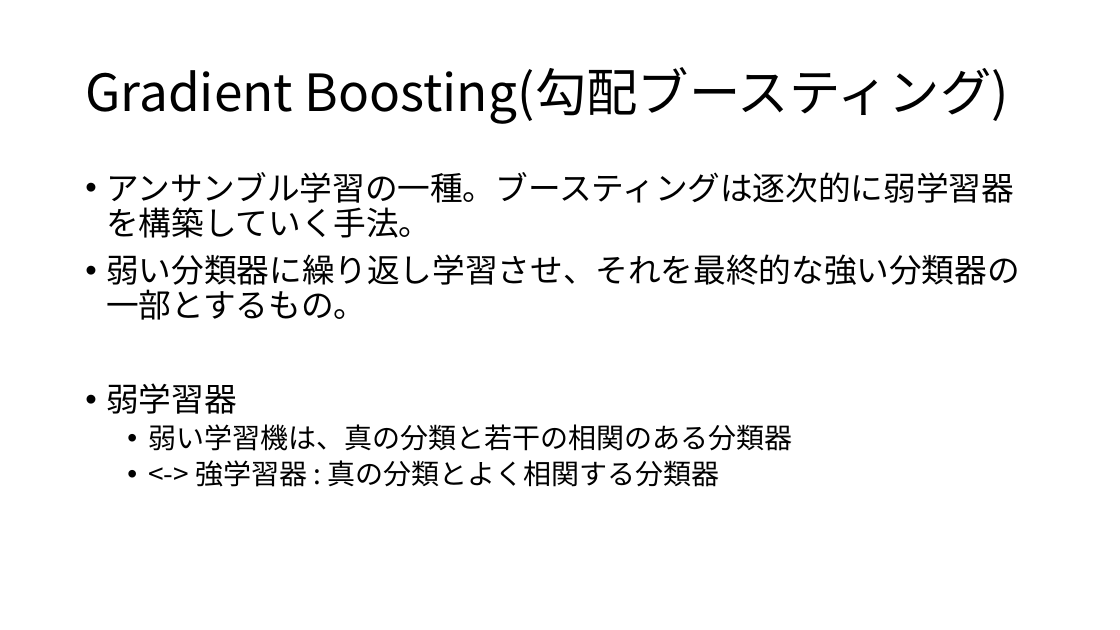
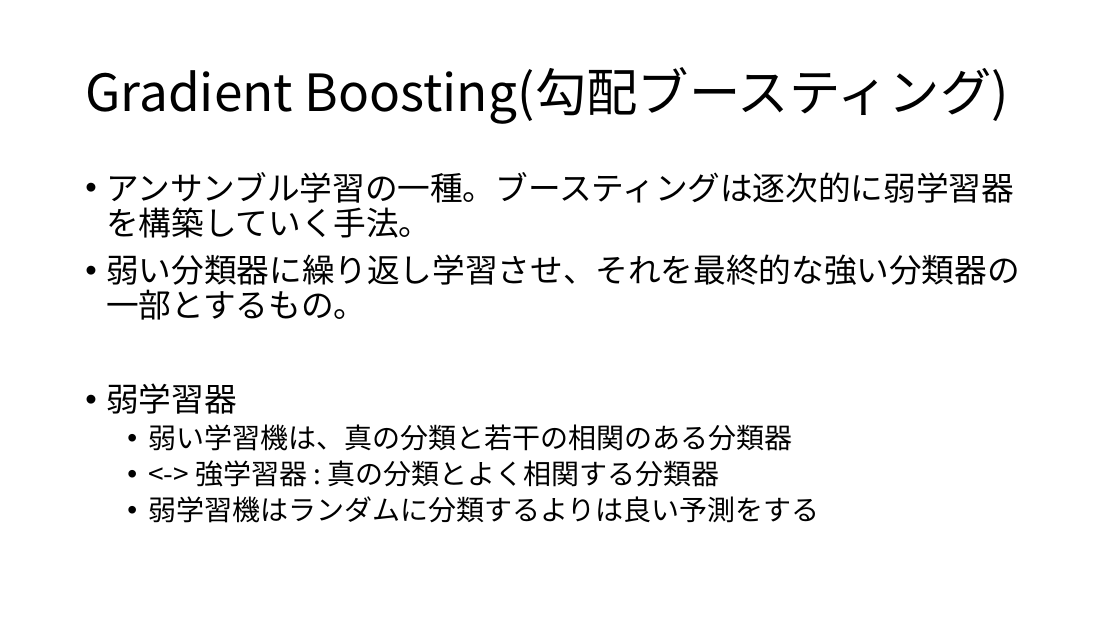
Before and after one commit to tsuchiyatoshio/team, a slide deck: slide 4 of matsuoka/3.3 Lightgbm/LightGBM.pptx. Drawn at 1120x630 pixels with LibreOffice and Linux fonts; fonts in the diff are those of the drawing. Boxes give left, top, right and bottom in pixels: in the first picture for what was removed or moved away, otherwise in the second. Text is boxed around its words. In the diff, an @@ line names an element or a change of style, - is before the commit and + after.

```diff
--- a/matsuoka/3.3 Lightgbm/LightGBM.pptx
+++ b/matsuoka/3.3 Lightgbm/LightGBM.pptx
@@ text at <box>148,496,819,523</box>: paragraph added @@
+  • 弱学習機はランダムに分類するよりは良い予測をする
```
Also in this commit, not shown: 1 other slide changed, 1 slide added, 3 other files.
